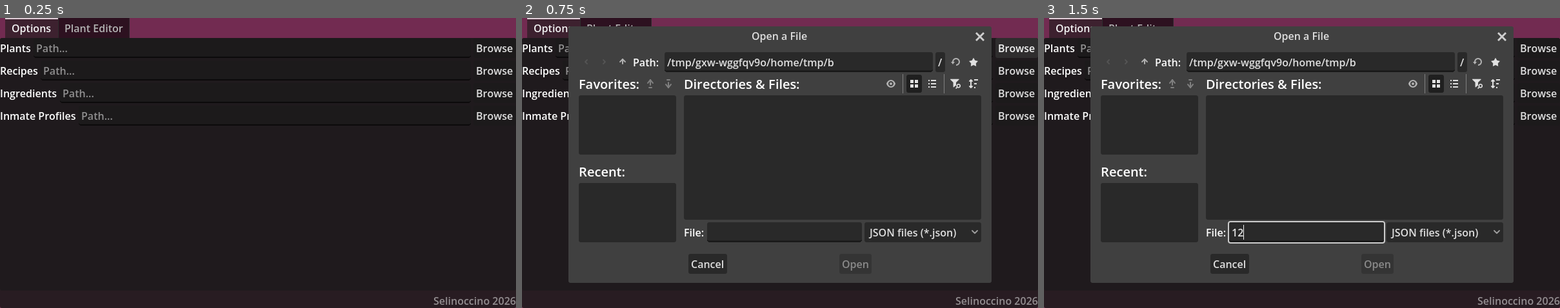
Above: before the commit, frames 1-3 (left to right).
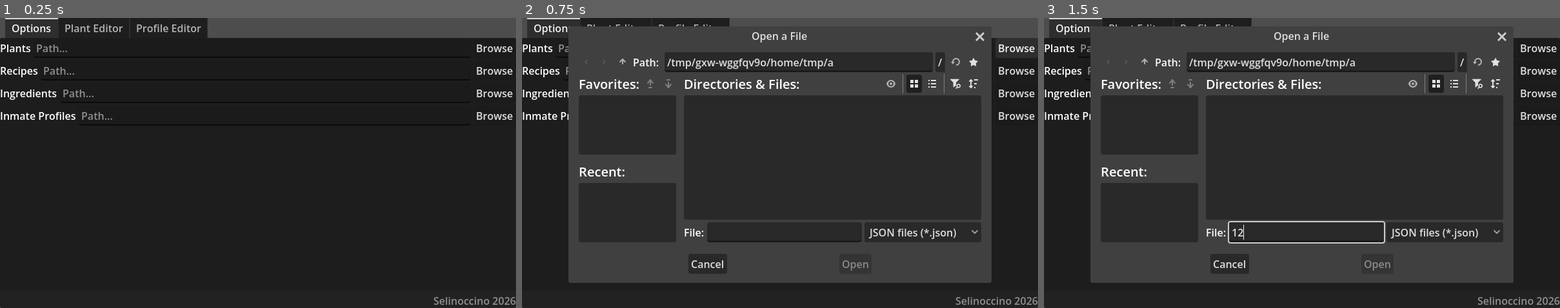
Above: after the commit, the same moments.

Repository: Selinoccino/MDCC_tools
Game: Godot game, scene res://main.tscn
Two runs of this game, one before a commit and one after it. Both use one fixed random seed, a clock stepped at 60 frames per second and the inputs below.
Inputs (mouse positions are in pixels of both pictures, inside the frame that each line leads up to):
- Up to frame 1 (0.25 s): no input
- Up to frame 2 (0.75 s): click "Browse" at 0.5 s
- Up to frame 3 (1.5 s): click (1307, 232) at 1.27 s; type "12" at 1.35 s

The runs differ from the first frame. In frame 1, 5.2% of the frame differs, in the area x 0-100%, y 0-100%; in frame 2, 2.6%; in frame 3, 2.6%.

Commit message:
stuff 3
- finished profile editing
- added saving profiles
- made profiles and fields their own classes
- remade the field displays
- other improvements

Diff:
--- /dev/null
+++ b/field.gd
@@ -0,0 +1,42 @@
+extends RefCounted
+class_name Field
+
+
+var data : Array[String] = []
+
+signal dataAdded(new:String)
+signal dataRemoved(idx:int)
+
+signal refreshRequested
+
+func setData(idx:int, new:String) -> void:
+	if idx>=data.size():
+		refreshRequested.emit()
+		return
+
+	data[idx]=new
+
+func getDataForAccessLevel(al:int=0) -> String:
+	if !data:
+		return ""
+	return data[mini(al, data.size()-1)]
+
+func addData(d:String) -> void:
+	data.append(d)
+	dataAdded.emit(d)
+
+func removeData(d:String) -> void:
+	var idx = data.find(d)
+	if idx!=-1:
+		removeDataIndex(idx)
+
+func removeDataIndex(idx:int) -> void:
+	data.remove_at(idx)
+	dataRemoved.emit(idx)
+
+func getData() -> Array[String]:
+	return data
+
+func clearData() -> void:
+	data.clear()
+	refreshRequested.emit()
--- a/main.gd
+++ b/main.gd
@@ -10,3 +10,4 @@
 func _ready():
 	$tabs.set_tab_title(0, "Options")
 	$tabs.set_tab_title(1, "Plant Editor")
+	$tabs.set_tab_title(2, "Profile Editor")
--- a/main.tscn
+++ b/main.tscn
@@ -3,6 +3,7 @@
 [ext_resource type="PackedScene" uid="uid://ckebrpxcvpayq" path="res://plantsEditor.tscn" id="1"]
 [ext_resource type="PackedScene" uid="uid://by0uapcuohwwn" path="res://pathsEditor.tscn" id="2"]
 [ext_resource type="Script" uid="uid://dn086vuuk6x7v" path="res://main.gd" id="3"]
+[ext_resource type="PackedScene" uid="uid://bdsbryl1ms02o" path="res://profiles_editor.tscn" id="4_1bvp3"]
 
 [node name="main" type="Control" unique_id=404694261]
 layout_mode = 3
@@ -14,6 +15,7 @@
 script = ExtResource("3")
 
 [node name="ColorRect" type="ColorRect" parent="." unique_id=2082855885]
+visible = false
 layout_mode = 1
 anchors_preset = 15
 anchor_right = 1.0
@@ -50,3 +52,8 @@
 visible = false
 layout_mode = 2
 metadata/_tab_index = 1
+
+[node name="profilesEditor" parent="tabs" unique_id=22526534 instance=ExtResource("4_1bvp3")]
+visible = false
+layout_mode = 2
+metadata/_tab_index = 2
--- /dev/null
+++ b/profile.gd
@@ -0,0 +1,76 @@
+extends RefCounted
+class_name Profile
+
+var nonfields : Dictionary[String, String] = {
+}
+
+var fields : Dictionary[String, Field] = {}
+
+static func getDefaultNonfields() -> Array[String]:
+	var r : Array[String] = [
+		"name",
+		"charid",
+		"inmate id",
+		"flag id",
+		"module id",
+	]
+	return r
+
+func createDefaults() -> void:
+	for nf in getDefaultNonfields():
+		nonfields[nf] = ""
+	for field in getAllDefaultFieldTypes():
+		createField(field)
+
+
+static func getAllDefaultFieldTypes() -> Array[String]:
+	var r : Array[String] = [
+			"origin", "age", "inmate type", "crimes", "gender", "species", "description", "height", "weight", "detainment procs",
+		]
+
+	return r
+
+func createField(id:String) -> Field:
+	var f : Field = Field.new()
+
+	fields[id] = f
+	return f
+
+func removeField(id:String) -> void:
+	fields.erase(id)
+
+func getField(id:String) -> Field:
+	return fields.get(id, null)
+
+func clearFields() -> void:
+	fields.clear()
+
+func setNonField(nf:String, new:String) -> void:
+	nonfields[nf] = new
+
+static func dict2prof(dict:Dictionary) -> Profile:
+	var p : Profile = Profile.new()
+	for key in getAllDefaultFieldTypes():
+		var data = dict.get(key, [])
+		if typeof(data)==TYPE_ARRAY:
+			for x in data:
+				p.createField(key).addData(x)
+		else:
+			p.createField(key).addData(data)
+
+	for nf in getDefaultNonfields():
+		p.nonfields[nf] = dict.get(nf, "")
+
+	return p
+
+static func prof2dict(p:Profile) -> Dictionary[String, Variant]:
+	var d : Dictionary[String, Variant] = {}
+
+	for nf in p.nonfields.keys():
+		d[nf] = p.nonfields[nf]
+
+	for field in p.fields.keys():
+		var data = p.getField(field).getData()
+		d[field] = data
+
+	return d
--- a/profile_field.gd
+++ /dev/null
@@ -1,17 +0,0 @@
-extends PanelContainer
-class_name ProfileField
-
-@onready var dtree : Tree = $vb/dataTree
-
-func displayData(data:Array[String]) -> void:
-	dtree.clear()
-
-	dtree.create_item()
-
-	for d in data:
-		var t : TreeItem = dtree.create_item()
-		t.set_text(0, d)
-		t.set_editable(0, true)
-
-func setLabel(l:String) -> void:
-	$vb/fieldId.text = l
--- a/profile_field.tscn
+++ /dev/null
@@ -1,24 +0,0 @@
-[gd_scene format=3 uid="uid://ts7iyhh7vury"]
-
-[ext_resource type="Script" uid="uid://dogwkrlsmseod" path="res://profile_field.gd" id="1_xkqvp"]
-
-[node name="profileField" type="PanelContainer" unique_id=670610714]
-anchors_preset = 15
-anchor_right = 1.0
-anchor_bottom = 1.0
-grow_horizontal = 2
-grow_vertical = 2
-script = ExtResource("1_xkqvp")
-
-[node name="vb" type="VBoxContainer" parent="." unique_id=1189538879]
-layout_mode = 2
-
-[node name="fieldId" type="Label" parent="vb" unique_id=1427896908]
-layout_mode = 2
-text = "FIELD"
-horizontal_alignment = 1
-
-[node name="dataTree" type="Tree" parent="vb" unique_id=1995151204]
-layout_mode = 2
-size_flags_vertical = 3
-hide_root = true
--- /dev/null
+++ b/profile_field_container.gd
@@ -0,0 +1,94 @@
+extends FoldableContainer
+class_name ProfileFieldContainer
+
+var field : Field = null :
+	set(v):
+		disconnectField(field)
+		field = v
+		clearDataDisplay()
+		displayData()
+		connectField(v)
+
+@onready var datac : Container = $vb/vb
+
+func disconnectField(f:Field) -> void:
+	if !f:
+		return
+
+	f.dataAdded.disconnect(addData)
+	f.dataRemoved.disconnect(removeData)
+	f.refreshRequested.disconnect(displayData)
+
+func connectField(f:Field) -> void:
+	if !f:
+		return
+
+	f.refreshRequested.connect(displayData)
+	f.dataAdded.connect(addData)
+	f.dataRemoved.connect(removeData, ConnectFlags.CONNECT_DEFERRED)
+
+func removeData(_idx:int) -> void:
+	#if datac.get_child_count()<=idx:
+		#return
+	#
+	#datac.get_child(idx).free()
+	clearDataDisplay()
+	displayData()
+
+func displayData() -> void:
+	if !field:
+		return
+
+	for d in field.getData():
+		addData(d)
+
+func addData(d:String) -> void:
+	var vb := VBoxContainer.new()
+
+	var nl = TextEdit.new()
+	nl.scroll_fit_content_height = true
+	#nl.custom_minimum_size.y = 100
+	nl.wrap_mode = TextEdit.LINE_WRAPPING_BOUNDARY
+	nl.autowrap_mode = TextServer.AUTOWRAP_WORD_SMART
+	nl.scroll_horizontal = false
+
+
+	nl.placeholder_text = "Data..."
+	nl.text = d
+	#nl.size_flags_horizontal = Control.SIZE_EXPAND_FILL
+	nl.size_flags_vertical = Control.SIZE_EXPAND_FILL
+	nl.text_changed.connect(dataChanged.bind(datac.get_child_count(), nl))
+
+	var nb := Button.new()
+	nb.text = "Delete"
+	nb.pressed.connect(field.removeData.bind(d))
+
+	vb.add_child(nl)
+	vb.add_child(nb)
+	vb.size_flags_horizontal = Control.SIZE_EXPAND_FILL
+	vb.size_flags_vertical = Control.SIZE_EXPAND_FILL
+
+	var hb := HBoxContainer.new()
+	var l2 := Label.new()
+	l2.text = str(datac.get_child_count())
+
+	hb.size_flags_horizontal = Control.SIZE_EXPAND_FILL
+	hb.size_flags_vertical = Control.SIZE_EXPAND_FILL
+	hb.add_child(l2)
+	hb.add_child(vb)
+
+	datac.add_child(hb)
+
+func clearDataDisplay() -> void:
+	for node in datac.get_children():
+		node.free()
+
+func setLabel(t:String) -> void:
+	title = t
+
+func dataChanged(idx:int, tl:TextEdit) -> void:
+	field.setData(idx, tl.text)
+
+func _on_add_pressed() -> void:
+	#addData("")
+	field.addData("")
--- /dev/null
+++ b/profile_field_container.tscn
@@ -0,0 +1,32 @@
+[gd_scene format=3 uid="uid://dcecckpvh8qom"]
+
+[ext_resource type="Script" uid="uid://df2xbh0bydgr3" path="res://profile_field_container.gd" id="1_7xp8e"]
+
+[node name="profileFieldContainer" type="FoldableContainer" unique_id=147929305]
+anchors_preset = 15
+anchor_right = 1.0
+anchor_bottom = 1.0
+grow_horizontal = 2
+grow_vertical = 2
+title_alignment = 1
+script = ExtResource("1_7xp8e")
+
+[node name="vb" type="VBoxContainer" parent="." unique_id=412054245]
+layout_mode = 2
+
+[node name="vb" type="VBoxContainer" parent="vb" unique_id=1811076575]
+layout_mode = 2
+theme_override_constants/separation = 8
+
+[node name="MarginContainer" type="MarginContainer" parent="vb" unique_id=1282351981]
+custom_minimum_size = Vector2(0, 15)
+layout_mode = 2
+
+[node name="HSeparator" type="HSeparator" parent="vb" unique_id=672300757]
+layout_mode = 2
+
+[node name="add" type="Button" parent="vb" unique_id=913043525]
+layout_mode = 2
+text = "Add data"
+
+[connection signal="pressed" from="vb/add" to="." method="_on_add_pressed"]
--- a/profiles_editor.gd
+++ b/profiles_editor.gd
@@ -2,70 +2,15 @@
 
 var cached : Dictionary[String, Profile] = {}
 
-var selected : int = 0
-
 @onready var profsc : Tree = $left/profsTree
 
-class Field:
-	var data : Array[String] = []
-
-	func getDataForAccessLevel(al:int=0) -> String:
-		if !data:
-			return ""
-		return data[mini(al, data.size()-1)]
-
-	func addData(d:String) -> void:
-		data.append(d)
-
-	func removeData(d:String) -> void:
-		data.erase(d)
-
-	func removeDataIndex(idx:int) -> void:
-		data.remove_at(idx)
-
-	func getData() -> Array[String]:
-		return data
-
-	func clearData() -> void:
-		data.clear()
-
-
-func getAllDefaultFieldTypes() -> Array[String]:
-	var r : Array[String] = [
-		"origin", "age", "inmate type", "crimes", "gender", "species", "description", "height", "weight", "detainment procs",
-	]
-
-	return r
-
-class Profile:
-	var name : String = ""
-	var charid : String = ""
-	var inmateId : String = ""
-	var flagId : String = ""
-	var moduleId : String = ""
-
-	var fields : Dictionary[String, Field] = {}
-
-	func createField(id:String) -> Field:
-		var f : Field = Field.new()
-
-		fields[id] = f
-		return f
-
-	func removeField(id:String) -> void:
-		fields.erase(id)
-
-	func getField(id:String) -> Field:
-		return fields.get(id, null)
-
-	func clearFields() -> void:
-		fields.clear()
+@onready var editor : Container = $pc/sc/editor/fields
+@onready var nonfields : Container = $pc/sc/editor/nonfields
 
 
 func newBasicProfile(id:String) -> Profile:
 	var p : Profile = Profile.new()
-	for key in getAllDefaultFieldTypes():
-		p.createField(key)
+	p.createDefaults()
 
 	cached[id]=p
 	addProfileButton(p)
@@ -83,12 +28,76 @@
 
 func addProfileButton(p:Profile) -> TreeItem:
 	var nb := profsc.create_item()
-	nb.set_text(0, p.name)
+	setProfButtName(nb, p.nonfields.get("name", ""))
 
 	return nb
 
-func removeProfileId(id:String) -> void:
-	cached.erase(id)
+func getSelectedProfile() -> Profile:
+	var s : int = profsc.get_selected().get_index()
+	if s>=cached.size():
+		return null
+
+	return cached.values()[s]
+
+func updateNonFields() -> void:
+	var p : Profile = getSelectedProfile()
+	if !p:
+		return
+
+	for nf : String in p.nonfields.keys():
+		var newnam : String = nf.validate_node_name()
+		var n = nonfields.get_node_or_null(newnam)
+		if n:
+			n.get_child(1).text = p.nonfields[nf]
+			continue
+
+		var nd := HBoxContainer.new()
+		nd.name = newnam
+
+		var l := Label.new()
+		l.text = nf.capitalize()
+
+		nd.add_child(l)
+
+		var ledit := LineEdit.new()
+		ledit.text = p.nonfields[nf]
+		ledit.text_changed.connect(setNonfield.bind(nf))
+		ledit.size_flags_horizontal = Control.SIZE_EXPAND_FILL
+		nd.add_child(ledit)
+
+		nonfields.add_child(nd)
+
+
+func onProfileSelected() -> void:
+	var s : int = profsc.get_selected().get_index()
+	if s>=cached.size():
+		return
+
+	#clearEditor()
+
+	var pid : String = cached.keys()[s]
+	var p : Profile = cached[pid]
+
+	for fieldid : String in p.fields.keys():
+		var newnam : String = fieldid.validate_node_name()
+		var n = editor.get_node_or_null(newnam)
+		if n && n is ProfileFieldContainer:
+			n.field = p.getField(fieldid)
+			continue
+
+		var nd : ProfileFieldContainer = preload("res://profile_field_container.tscn").instantiate()
+
+		nd.fold()
+		nd.name = newnam
+		nd.setLabel(fieldid.capitalize())
+		editor.add_child(nd)
+		nd.field = p.getField(fieldid)
+
+	updateNonFields()
+
+func clearEditor() -> void:
+	for node in editor.get_children():
+		node.free()
 
 func loadFromJson(path:String=Manager.getPath("inmate_profiles")) -> void:
 	var data : Array = Manager.loadFromJsonFile(path, TYPE_ARRAY, [])
@@ -97,32 +106,53 @@
 	cached.clear()
 	for rawp in data:
 		if rawp.has("charid"):
-			cached[rawp["charid"]] = dict2prof(rawp)
+			cached[rawp["charid"]] = Profile.dict2prof(rawp)
 		else:
-			cached["prof%s" % unki] = dict2prof(rawp)
+			cached["prof%s" % unki] = Profile.dict2prof(rawp)
 			unki += 1
 
 	populate()
 
-func dict2prof(dict:Dictionary) -> Profile:
-	var p : Profile = Profile.new()
-	for key in getAllDefaultFieldTypes():
-		var data = dict.get(key, [])
-		if typeof(data)==TYPE_ARRAY:
-			for x in data:
-				p.createField(key).addData(x)
-		else:
-			p.createField(key).addData(data)
+
+func _on_add_pressed() -> void:
+	newBasicProfile("prof%s" % profsc.get_child_count())
+
+func setProfButtName(pb:TreeItem, n:String) -> void:
+	pb.set_custom_color(0, Color.WHITE if n else Color.WEB_GRAY)
+	pb.set_text(0, n if n else "(unnamed)")
+
+func setNonfield(new:String, nf:String) -> void:
+	var p : Profile = getSelectedProfile()
+	if p:
+		p.setNonField(nf, new)
+
+	if nf=="name":
+		var s = profsc.get_selected()
+		setProfButtName(s, new)
+
+func deleteSelected() -> void:
+	var pb = profsc.get_selected()
+	cached.erase(cached.keys()[pb.get_index()])
+	pb.free()
 
 
-	p.name = dict.get("name", "")
-	p.moduleId = dict.get("module id", "")
-	p.flagId = dict.get("flag id", "")
-	p.charid = dict.get("charid", "")
-	p.inmateId = dict.get("name", "inmate id")
+func _on_reload_pressed() -> void:
+	loadFromJson()
+	populate()
 
-	return p
+func saveToJson(path:String=Manager.getPath("inmate_profiles")) -> void:
+	var f := FileAccess.open(path, FileAccess.WRITE)
+	if !f:
+		return
 
-func _ready() -> void:
-	Manager.addPath("inmate_profiles", "user://InmateProfiles.json")
-	loadFromJson()
+	var far : Array = []
+	for profile in cached.values():
+		far.append(Profile.prof2dict(profile))
+
+	var finald : String = JSON.stringify(far, "\t")
+
+	f.store_string(finald)
+
+
+func _on_save_pressed() -> void:
+	saveToJson()
--- a/profiles_editor.tscn
+++ b/profiles_editor.tscn
@@ -22,6 +22,31 @@
 hide_root = true
 scroll_horizontal_enabled = false
 
+[node name="controlsfc" type="FoldableContainer" parent="left" unique_id=751975175]
+layout_mode = 2
+title = "Controls"
+title_alignment = 1
+
+[node name="vb" type="VBoxContainer" parent="left/controlsfc" unique_id=714885964]
+layout_mode = 2
+size_flags_vertical = 3
+
+[node name="delete" type="Button" parent="left/controlsfc/vb" unique_id=1664296414]
+layout_mode = 2
+text = "Delete selected"
+
+[node name="add" type="Button" parent="left/controlsfc/vb" unique_id=1133895807]
+layout_mode = 2
+text = "Add profile"
+
+[node name="reload" type="Button" parent="left/controlsfc/vb" unique_id=565623510]
+layout_mode = 2
+text = "Reload from file"
+
+[node name="save" type="Button" parent="left/controlsfc/vb" unique_id=1322512089]
+layout_mode = 2
+text = "Save to file"
+
 [node name="pc" type="PanelContainer" parent="." unique_id=2101529151]
 layout_mode = 2
 size_flags_horizontal = 3
@@ -39,8 +64,31 @@
 size_flags_horizontal = 3
 size_flags_vertical = 3
 
-[node name="idhb" type="HBoxContainer" parent="pc/sc/editor" unique_id=1526943834]
+[node name="Label" type="Label" parent="pc/sc/editor" unique_id=406466430]
+layout_mode = 2
+text = "Static Information"
+horizontal_alignment = 1
+
+[node name="HSeparator2" type="HSeparator" parent="pc/sc/editor" unique_id=1564972731]
 layout_mode = 2
 
-[node name="Label" type="Label" parent="pc/sc/editor/idhb" unique_id=538535570]
+[node name="nonfields" type="VBoxContainer" parent="pc/sc/editor" unique_id=63519464]
 layout_mode = 2
+
+[node name="Label2" type="Label" parent="pc/sc/editor" unique_id=1019731036]
+layout_mode = 2
+text = "Fields"
+horizontal_alignment = 1
+
+[node name="HSeparator" type="HSeparator" parent="pc/sc/editor" unique_id=1100351773]
+layout_mode = 2
+
+[node name="fields" type="VBoxContainer" parent="pc/sc/editor" unique_id=244648694]
+layout_mode = 2
+size_flags_vertical = 3
+
+[connection signal="item_selected" from="left/profsTree" to="." method="onProfileSelected"]
+[connection signal="pressed" from="left/controlsfc/vb/delete" to="." method="deleteSelected"]
+[connection signal="pressed" from="left/controlsfc/vb/add" to="." method="_on_add_pressed"]
+[connection signal="pressed" from="left/controlsfc/vb/reload" to="." method="_on_reload_pressed"]
+[connection signal="pressed" from="left/controlsfc/vb/save" to="." method="_on_save_pressed"]
Not shown, added: field.gd.uid
Not shown, added: profile.gd.uid
Not shown, removed: profile_field.gd.uid
Not shown, added: profile_field_container.gd.uid
